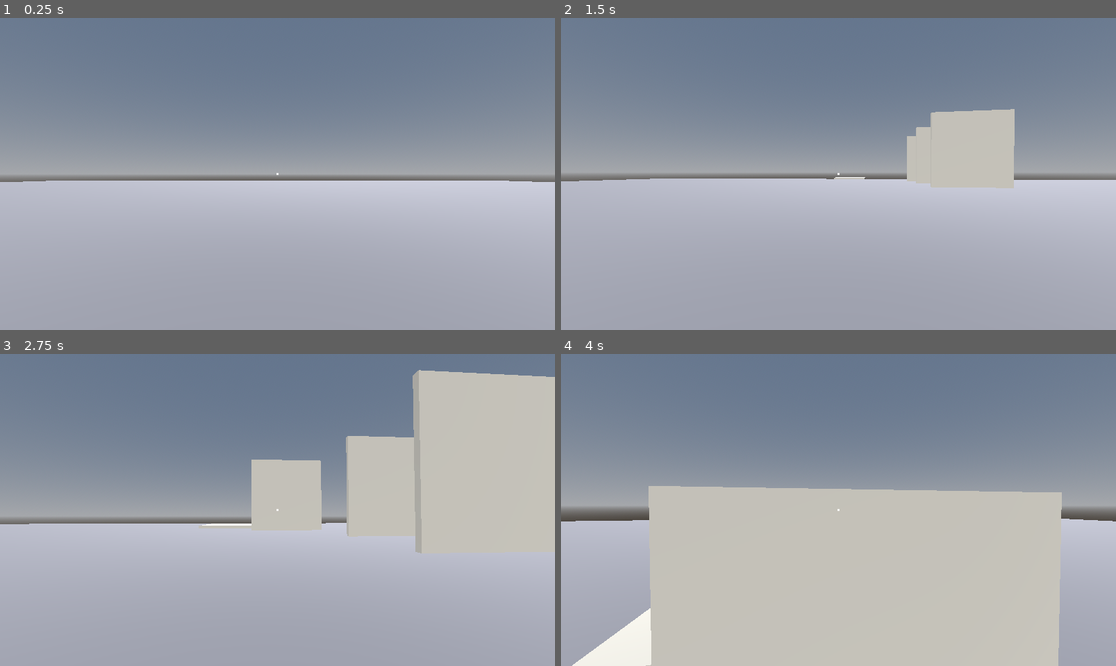
Above: before the commit, frames 1-4 (two rows, left to right).
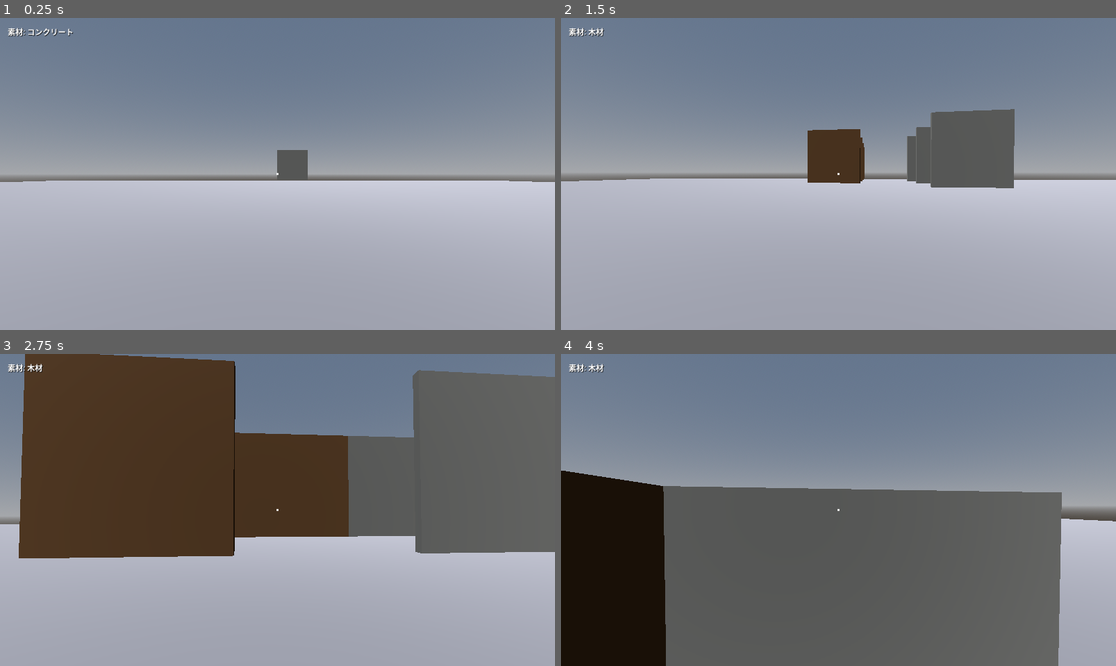
Above: after the commit, the same moments.

Repository: mtht90/crop
Game: Godot game, scene res://scenes/Main.tscn
Same seed, same stepped clock (60 frames per second), same inputs: the game is played once before the commit and once after it.
Inputs (mouse positions are in pixels of both pictures, inside the frame that each line leads up to):
- Up to frame 1 (0.25 s): no input
- Up to frame 2 (1.5 s): tap Enter at 0.5 s; move the mouse to (866, 174) at 0.52 s; hold 1 0.53-1.28 s; hold W from 0.53 s (still down); click (866, 174) at 0.67 s; tap 2 at 0.8, 1.35 s; move the mouse to (810, 174) at 1.27 s; click (810, 174) at 1.42 s
- Up to frame 3 (2.75 s): keep holding W; tap 1 at 1.55 s; move the mouse to (288, 503) at 2.02 s; hold 1 from 2.03 s (still down); click (288, 503) at 2.17 s; tap 2 at 2.3 s
- Up to frame 4 (4 s): keep holding W; move the mouse to (832, 516) at 2.77 s; release 1 at 2.78 s; tap 2 at 2.85, 3.8 s; click (832, 516) at 2.92 s; tap 1 at 3.05 s; move the mouse to (877, 513) at 3.52 s; hold E from 3.53 s (still down); click (877, 513) at 3.67 s

The runs differ from the first frame. In frame 1, 0.6% of the frame differs, in the area x 1-56%, y 3-52%; in frame 2, 6.3%; in frame 3, 50%; in frame 4, 52%, in the area x 0-91%, y 3-100%.

Commit message:
Rebuild rendering/raycast foundation and add Chapter 4 materials
The previous Stage 1 build used per-part StaticBody3D+MeshInstance3D
and a physics raycast, which doesn't match the architecture the next
piece of work (materials) assumes: separate shape/material data, a
DDA voxel raycast (no physics engine), and chunk-grouped MultiMesh
rendering. Rebuilt that foundation first, then layered materials on
top:

- PieceInstance (cell, shape_id, material_id) as the per-slot data,
  held by World (pure data, no rendering).
- DDARaycaster walks the cell grid directly (Amanatides & Woo) against
  World's occupancy instead of using PhysicsServer, since parts no
  longer have collision bodies.
- ChunkRenderer batches pieces into one MultiMeshInstance3D per
  (chunk, shape_id, material_id) group, rebuilding only the affected
  group on add/remove.
- Materials.gd defines 8 placeholder materials (color + roughness on
  ORMMaterial3D, texture slots left empty for later) - adding a 9th
  is one entry in DEFS.
- BuildSystem now switches shape (wall/floor) via mouse wheel, freeing
  1-8 for material selection per the spec's own key table, shows a
  live placement preview in the selected material, and displays the
  current material name on screen.

Also found and fixed two sharp-edged GDScript issues while testing
this under Xvfb: a `while true` loop with only early returns fails
static "not all paths return" analysis and leaves the script's
methods uncallable with no clear error at the call site, and
Materials.get_name(id) silently resolved to the built-in
Script.get_name() (0-arg) instead of the custom method - renamed to
name_of().

Co-Authored-By: Claude Sonnet 5 <noreply@anthropic.com>
Claude-Session: https://claude.ai/code/session_01MCNkae1sDc1CGyh2PRxrBp

Diff:
--- a/scripts/BuildSystem.gd
+++ b/scripts/BuildSystem.gd
@@ -1,100 +1,85 @@
 extends Node3D
 
-# 仕様書 2章・5章（第1段階の範囲）: 壁・床のみ、素材1種、編集なし。
-# 設置は向きを自動決定し、削除は照準したパーツを1つ消す。連続設置/削除に対応。
+# 仕様書2章・4章・5章: 設置・削除・向きの自動決定・素材の選択とプレビュー。
+# 物理エンジンは使わず、DDARaycaster でセルグリッドを直接判定する。
 
-# class_name によるグローバル解決は初回エディタ起動でキャッシュが作られるまで
-# 効かないため、preload で明示的に参照する。
 const Grid = preload("res://scripts/Grid.gd")
+const Materials = preload("res://scripts/Materials.gd")
+const ShapeMesh = preload("res://scripts/ShapeMesh.gd")
+const DDARaycaster = preload("res://scripts/DDARaycaster.gd")
+const PieceInstance = preload("res://scripts/PieceInstance.gd")
 
 const RAY_DISTANCE := 20.0
-const WALL_THICKNESS := 0.12
-const FLOOR_THICKNESS := 0.12
-const PLACE_OFFSET := 0.05
-
-enum PartKind { WALL, FLOOR }
+const PLACE_OFFSET := 0.02
 
 var camera: Camera3D
-var parts_root: Node3D
+var world       # World (data)
+var renderer    # ChunkRenderer (MultiMesh描画)
+var material_label: Label
 
-var current_kind: PartKind = PartKind.WALL
-var placed_parts: Dictionary = {} # key(String) -> StaticBody3D
-var last_place_key := ""
-var last_delete_key := ""
+var current_kind_is_wall := true # false ならFLOOR。ホイールで切替
+var current_material_id: int = 0 # 数字キー 1〜8 で切替
+
+var _preview: MeshInstance3D
+var _last_place_key := ""
+var _last_delete_key := ""
+
+func _ready() -> void:
+	_preview = MeshInstance3D.new()
+	_preview.visible = false
+	add_child(_preview)
+	_update_material_label()
+
+func _unhandled_input(event: InputEvent) -> void:
+	if event is InputEventMouseButton and event.pressed:
+		if event.button_index == MOUSE_BUTTON_WHEEL_UP or event.button_index == MOUSE_BUTTON_WHEEL_DOWN:
+			current_kind_is_wall = not current_kind_is_wall
+	elif event is InputEventKey and event.pressed and not event.echo:
+		var slot: int = event.keycode - KEY_1
+		if slot >= 0 and slot < Materials.count():
+			current_material_id = slot
+			_update_material_label()
 
 func _process(_delta: float) -> void:
-	if camera == null:
+	if camera == null or world == null or renderer == null:
 		return
-	_handle_type_switch()
+
+	var target := _compute_target()
+	_update_preview(target)
 
 	if Input.is_mouse_button_pressed(MOUSE_BUTTON_LEFT):
-		_try_place()
+		_try_place(target)
 	else:
-		last_place_key = ""
+		_last_place_key = ""
 
 	if Input.is_mouse_button_pressed(MOUSE_BUTTON_RIGHT):
 		_try_delete()
 	else:
-		last_delete_key = ""
+		_last_delete_key = ""
 
-func _handle_type_switch() -> void:
-	if Input.is_key_pressed(KEY_1):
-		current_kind = PartKind.WALL
-	elif Input.is_key_pressed(KEY_2):
-		current_kind = PartKind.FLOOR
+func _update_material_label() -> void:
+	if material_label != null:
+		material_label.text = "素材: %s" % Materials.name_of(current_material_id)
 
-func _camera_ray() -> Dictionary:
+func _compute_target() -> Dictionary:
 	var from := camera.global_position
 	var dir := -camera.global_transform.basis.z
-	var to := from + dir * RAY_DISTANCE
-	var space_state := camera.get_world_3d().direct_space_state
-	var query := PhysicsRayQueryParameters3D.create(from, to)
-	return space_state.intersect_ray(query)
-
-func _try_place() -> void:
-	var from := camera.global_position
-	var dir := -camera.global_transform.basis.z
-	var result := _camera_ray()
+	var result := DDARaycaster.raycast(world, from, dir, RAY_DISTANCE)
 
 	var point: Vector3
-	if result.size() > 0:
-		point = (result["position"] as Vector3) + (result["normal"] as Vector3) * PLACE_OFFSET
+	if result.get("hit", false):
+		point = (result["point"] as Vector3) + (result["normal"] as Vector3) * PLACE_OFFSET
 	else:
 		point = from + dir * RAY_DISTANCE
 
 	var cell := Grid.world_to_cell(point)
-	var face: int
-	if current_kind == PartKind.FLOOR:
-		face = Grid.Face.FLOOR
+	var shape_id: int
+	if current_kind_is_wall:
+		shape_id = _nearest_wall_face(cell, from)
 	else:
-		face = _nearest_wall_face(cell, from)
+		shape_id = Grid.Face.FLOOR
 
-	var k := Grid.key(cell, face)
-	if k == last_place_key:
-		return
-	last_place_key = k
-
-	if placed_parts.has(k):
-		return
-	_spawn_part(cell, face, k)
-
-func _try_delete() -> void:
-	var result := _camera_ray()
-	if result.size() == 0:
-		return
-
-	var collider: Object = result["collider"]
-	if collider == null or not (collider as Node).has_meta("part_key"):
-		return
-
-	var k: String = (collider as Node).get_meta("part_key")
-	if k == last_delete_key:
-		return
-	last_delete_key = k
-
-	if placed_parts.has(k):
-		(placed_parts[k] as Node).queue_free()
-		placed_parts.erase(k)
+	return {"cell": cell, "shape_id": shape_id}
 
 func _nearest_wall_face(cell: Vector3i, from_pos: Vector3) -> int:
 	var center := Grid.cell_origin(cell) + Vector3.ONE * (Grid.CELL_SIZE / 2.0)
@@ -104,43 +89,47 @@
 	else:
 		return (Grid.Face.PZ if local.z > 0.0 else Grid.Face.NZ)
 
-func _spawn_part(cell: Vector3i, face: int, part_key: String) -> void:
-	var body := StaticBody3D.new()
-	body.set_meta("part_key", part_key)
+func _update_preview(target: Dictionary) -> void:
+	var cell: Vector3i = target["cell"]
+	var shape_id: int = target["shape_id"]
 
-	var box := BoxMesh.new()
-	var origin := Grid.cell_origin(cell)
-	var half := Grid.CELL_SIZE / 2.0
+	if world.has_slot(cell, shape_id):
+		_preview.visible = false
+		return
 
-	match face:
-		Grid.Face.PX:
-			box.size = Vector3(WALL_THICKNESS, Grid.CELL_SIZE, Grid.CELL_SIZE)
-			body.position = origin + Vector3(Grid.CELL_SIZE, half, half)
-		Grid.Face.NX:
-			box.size = Vector3(WALL_THICKNESS, Grid.CELL_SIZE, Grid.CELL_SIZE)
-			body.position = origin + Vector3(0.0, half, half)
-		Grid.Face.PZ:
-			box.size = Vector3(Grid.CELL_SIZE, Grid.CELL_SIZE, WALL_THICKNESS)
-			body.position = origin + Vector3(half, half, Grid.CELL_SIZE)
-		Grid.Face.NZ:
-			box.size = Vector3(Grid.CELL_SIZE, Grid.CELL_SIZE, WALL_THICKNESS)
-			body.position = origin + Vector3(half, half, 0.0)
-		Grid.Face.FLOOR:
-			box.size = Vector3(Grid.CELL_SIZE, FLOOR_THICKNESS, Grid.CELL_SIZE)
-			body.position = origin + Vector3(half, 0.0, half)
+	_preview.mesh = ShapeMesh.mesh_for(shape_id)
+	_preview.material_override = Materials.get_material(current_material_id)
+	_preview.transform = ShapeMesh.transform_for(cell, shape_id)
+	_preview.visible = true
 
-	var mesh_instance := MeshInstance3D.new()
-	mesh_instance.mesh = box
-	var mat := StandardMaterial3D.new()
-	mat.albedo_color = Color(0.85, 0.83, 0.78)
-	mesh_instance.material_override = mat
-	body.add_child(mesh_instance)
+func _try_place(target: Dictionary) -> void:
+	var cell: Vector3i = target["cell"]
+	var shape_id: int = target["shape_id"]
 
-	var collision := CollisionShape3D.new()
-	var shape := BoxShape3D.new()
-	shape.size = box.size
-	collision.shape = shape
-	body.add_child(collision)
+	var slot_key := Grid.key(cell, shape_id)
+	if slot_key == _last_place_key:
+		return
+	_last_place_key = slot_key
 
-	parts_root.add_child(body)
-	placed_parts[part_key] = body
+	var piece: PieceInstance = world.place(cell, shape_id, current_material_id)
+	if piece != null:
+		renderer.on_piece_added(piece)
+
+func _try_delete() -> void:
+	var from := camera.global_position
+	var dir := -camera.global_transform.basis.z
+	var result := DDARaycaster.raycast(world, from, dir, RAY_DISTANCE)
+	if not result.get("hit", false):
+		return
+
+	var cell: Vector3i = result["cell"]
+	var face: int = result["face"]
+
+	var slot_key := Grid.key(cell, face)
+	if slot_key == _last_delete_key:
+		return
+	_last_delete_key = slot_key
+
+	var piece: PieceInstance = world.remove(cell, face)
+	if piece != null:
+		renderer.on_piece_removed(piece)
--- /dev/null
+++ b/scripts/ChunkRenderer.gd
@@ -0,0 +1,81 @@
+extends Node3D
+
+# 仕様書12章: (shape_id, material_id) ごと、チャンクごとに MultiMeshInstance3D へまとめる。
+# パーツの追加・削除では、影響する (チャンク, shape_id, material_id) の
+# MultiMesh だけを再構築する。全体やチャンク全部の作り直しはしない。
+
+const Grid = preload("res://scripts/Grid.gd")
+const ShapeMesh = preload("res://scripts/ShapeMesh.gd")
+const Materials = preload("res://scripts/Materials.gd")
+const PieceInstance = preload("res://scripts/PieceInstance.gd")
+
+const CHUNK_SIZE_CELLS := 16
+
+var _groups: Dictionary = {}       # group_key(String) -> Dictionary(slot_key -> PieceInstance)
+var _group_nodes: Dictionary = {}  # group_key(String) -> MultiMeshInstance3D
+
+func on_piece_added(piece: PieceInstance) -> void:
+	var gkey := _group_key(piece)
+	var slot_key := Grid.key(piece.cell, piece.shape_id)
+
+	if not _groups.has(gkey):
+		_groups[gkey] = {}
+	_groups[gkey][slot_key] = piece
+
+	_rebuild_group(gkey, piece.shape_id, piece.material_id)
+
+func on_piece_removed(piece: PieceInstance) -> void:
+	if piece == null:
+		return
+
+	var gkey := _group_key(piece)
+	var slot_key := Grid.key(piece.cell, piece.shape_id)
+	if not _groups.has(gkey):
+		return
+
+	var pieces: Dictionary = _groups[gkey]
+	pieces.erase(slot_key)
+
+	if pieces.is_empty():
+		_groups.erase(gkey)
+		if _group_nodes.has(gkey):
+			(_group_nodes[gkey] as Node).queue_free()
+			_group_nodes.erase(gkey)
+	else:
+		_rebuild_group(gkey, piece.shape_id, piece.material_id)
+
+func _rebuild_group(gkey: String, shape_id: int, material_id: int) -> void:
+	var pieces: Dictionary = _groups[gkey]
+
+	var mmi: MultiMeshInstance3D
+	if _group_nodes.has(gkey):
+		mmi = _group_nodes[gkey]
+	else:
+		mmi = MultiMeshInstance3D.new()
+		var new_mm := MultiMesh.new()
+		new_mm.transform_format = MultiMesh.TRANSFORM_3D
+		new_mm.mesh = ShapeMesh.mesh_for(shape_id)
+		mmi.multimesh = new_mm
+		mmi.material_override = Materials.get_material(material_id)
+		add_child(mmi)
+		_group_nodes[gkey] = mmi
+
+	var mm: MultiMesh = mmi.multimesh
+	mm.instance_count = pieces.size()
+
+	var i := 0
+	for slot_key in pieces:
+		var piece: PieceInstance = pieces[slot_key]
+		mm.set_instance_transform(i, ShapeMesh.transform_for(piece.cell, piece.shape_id))
+		i += 1
+
+func _chunk_of(cell: Vector3i) -> Vector3i:
+	return Vector3i(
+		int(floor(float(cell.x) / CHUNK_SIZE_CELLS)),
+		int(floor(float(cell.y) / CHUNK_SIZE_CELLS)),
+		int(floor(float(cell.z) / CHUNK_SIZE_CELLS))
+	)
+
+func _group_key(piece: PieceInstance) -> String:
+	var chunk := _chunk_of(piece.cell)
+	return "%d_%d_%d_%d_%d" % [chunk.x, chunk.y, chunk.z, piece.shape_id, piece.material_id]
--- /dev/null
+++ b/scripts/DDARaycaster.gd
@@ -0,0 +1,105 @@
+extends RefCounted
+
+# 物理エンジンを使わず、セルグリッドを DDA (Amanatides & Woo) でたどって
+# 最初にヒットするスロット(セル+面)を探すレイキャスト。
+# パーツはもう個別の StaticBody3D を持たないため、World のデータに対して直接判定する。
+
+const Grid = preload("res://scripts/Grid.gd")
+
+# world_data: World インスタンス。占有チェックに使う。
+# ("cast" という名前は GDScript の組み込み解決と衝突して呼び出せなかったため raycast とする。
+static func raycast(world_data: RefCounted, origin: Vector3, dir: Vector3, max_distance: float) -> Dictionary:
+	var cell := Grid.world_to_cell(origin)
+
+	var step := Vector3i(
+		(1 if dir.x > 0.0 else (-1 if dir.x < 0.0 else 0)),
+		(1 if dir.y > 0.0 else (-1 if dir.y < 0.0 else 0)),
+		(1 if dir.z > 0.0 else (-1 if dir.z < 0.0 else 0))
+	)
+
+	var t_delta := Vector3(
+		(Grid.CELL_SIZE / abs(dir.x)) if dir.x != 0.0 else INF,
+		(Grid.CELL_SIZE / abs(dir.y)) if dir.y != 0.0 else INF,
+		(Grid.CELL_SIZE / abs(dir.z)) if dir.z != 0.0 else INF
+	)
+
+	var t_max := Vector3(
+		_first_boundary_t(origin.x, dir.x, cell.x),
+		_first_boundary_t(origin.y, dir.y, cell.y),
+		_first_boundary_t(origin.z, dir.z, cell.z)
+	)
+
+	while true:
+		var axis := 0
+		if t_max.y < t_max.x and t_max.y < t_max.z:
+			axis = 1
+		elif t_max.z < t_max.x and t_max.z < t_max.y:
+			axis = 2
+
+		var next_t: float = t_max[axis]
+		if next_t > max_distance:
+			return {"hit": false}
+
+		var prev_cell := cell
+		match axis:
+			0:
+				cell.x += step.x
+			1:
+				cell.y += step.y
+			2:
+				cell.z += step.z
+
+		var face: int
+		var normal := Vector3.ZERO
+		var hit_cell: Vector3i
+		match axis:
+			0:
+				face = Grid.Face.PX
+				if step.x > 0:
+					hit_cell = prev_cell
+					normal = Vector3(-1.0, 0.0, 0.0)
+				else:
+					hit_cell = cell
+					normal = Vector3(1.0, 0.0, 0.0)
+			2:
+				face = Grid.Face.PZ
+				if step.z > 0:
+					hit_cell = prev_cell
+					normal = Vector3(0.0, 0.0, -1.0)
+				else:
+					hit_cell = cell
+					normal = Vector3(0.0, 0.0, 1.0)
+			_:
+				face = Grid.Face.FLOOR
+				if step.y > 0:
+					hit_cell = cell
+					normal = Vector3(0.0, -1.0, 0.0)
+				else:
+					hit_cell = prev_cell
+					normal = Vector3(0.0, 1.0, 0.0)
+
+		if world_data.has_slot(hit_cell, face):
+			return {
+				"hit": true,
+				"cell": hit_cell,
+				"face": face,
+				"normal": normal,
+				"point": origin + dir * next_t,
+				"distance": next_t,
+			}
+
+		t_max[axis] += t_delta[axis]
+
+	# GDScript の静的解析は `while true` が必ず return することを認識しないため、
+	# 到達しないが明示的な return を置いてコンパイルエラーを避ける。
+	return {"hit": false}
+
+static func _first_boundary_t(origin_axis: float, dir_axis: float, cell_axis: int) -> float:
+	if dir_axis == 0.0:
+		return INF
+	var boundary: float
+	if dir_axis > 0.0:
+		boundary = float(cell_axis + 1) * Grid.CELL_SIZE
+	else:
+		boundary = float(cell_axis) * Grid.CELL_SIZE
+	return (boundary - origin_axis) / dir_axis
--- a/scripts/Grid.gd
+++ b/scripts/Grid.gd
@@ -1,6 +1,7 @@
-class_name Grid
-
 # 仕様書 1.1 / 1.2: セル寸法とパーツの枠、壁の所有権の正規化。
+# class_name によるグローバル解決はエディタでプロジェクトを開いてキャッシュが
+# 作られるまで効かない（実際にハマった）ため使わず、各所で
+# `const Grid = preload("res://scripts/Grid.gd")` して参照する。
 const CELL_SIZE := 2.5
 
 enum Face { PX, NX, PZ, NZ, FLOOR }
--- a/scripts/Main.gd
+++ b/scripts/Main.gd
@@ -1,7 +1,11 @@
 extends Node3D
 
-# 第1段階（仕様書14章）: 壁・床のみ、素材1種、固定サイズの平地、
-# 編集なし、保存なし。自由飛行と設置・削除だけを実装する。
+# 第1段階の土台（壁・床の設置/削除、自由飛行、DDAレイキャスト、チャンク単位の
+# MultiMesh描画、設置プレビュー）+ 第2段階の入口として4章の素材システムを実装。
+# 編集（3×3格子）・アンドゥ・セーブ・チャンクの動的生成/解放はまだ未実装。
+
+const WorldData = preload("res://scripts/World.gd")
+const ChunkRenderer = preload("res://scripts/ChunkRenderer.gd")
 
 const WORLD_SIZE := 200.0 # 固定ワールドの一辺（m）
 
@@ -9,8 +13,21 @@
 	_setup_environment()
 	_setup_ground()
 	var player := _setup_player()
-	_setup_build_system(player)
-	_setup_ui()
+	var material_label := _setup_ui()
+
+	var world := WorldData.new()
+
+	var renderer := ChunkRenderer.new()
+	renderer.name = "ChunkRenderer"
+	add_child(renderer)
+
+	var build_system := preload("res://scripts/BuildSystem.gd").new()
+	build_system.name = "BuildSystem"
+	build_system.camera = player.get("camera")
+	build_system.world = world
+	build_system.renderer = renderer
+	build_system.material_label = material_label
+	add_child(build_system)
 
 # 仕様書10章末尾: 建築中は常に明るい固定光。時刻・天候は撮影モード専用（未実装）。
 func _setup_environment() -> void:
@@ -30,30 +47,21 @@
 	sun.light_energy = 1.3
 	add_child(sun)
 
-# 仕様書8.3: 地形はない。y=0 に固定サイズの平面（第1〜3段階は固定ワールドで可）。
+# 仕様書8.3: 地形はない。y=0 に固定サイズの平面。
+# 物理エンジンは使わない方針のため、当たり判定は持たせない（見た目のみ）。
 func _setup_ground() -> void:
-	var body := StaticBody3D.new()
-	body.name = "Ground"
-
 	var box := BoxMesh.new()
 	box.size = Vector3(WORLD_SIZE, 0.2, WORLD_SIZE)
 
 	var mesh_instance := MeshInstance3D.new()
+	mesh_instance.name = "Ground"
 	mesh_instance.mesh = box
 	mesh_instance.position.y = -0.1
 	var mat := StandardMaterial3D.new()
 	mat.albedo_color = Color(0.55, 0.55, 0.58)
 	mesh_instance.material_override = mat
-	body.add_child(mesh_instance)
 
-	var collision := CollisionShape3D.new()
-	var shape := BoxShape3D.new()
-	shape.size = box.size
-	collision.shape = shape
-	collision.position.y = -0.1
-	body.add_child(collision)
-
-	add_child(body)
+	add_child(mesh_instance)
 
 func _setup_player() -> Node3D:
 	var player: Node3D = preload("res://scripts/FreeCamera.gd").new()
@@ -62,15 +70,9 @@
 	add_child(player)
 	return player
 
-func _setup_build_system(player: Node3D) -> void:
-	var build_system := preload("res://scripts/BuildSystem.gd").new()
-	build_system.name = "BuildSystem"
-	build_system.camera = player.get("camera")
-	build_system.parts_root = self
-	add_child(build_system)
+func _setup_ui() -> Label:
+	var layer := CanvasLayer.new()
 
-func _setup_ui() -> void:
-	var layer := CanvasLayer.new()
 	var crosshair := ColorRect.new()
 	crosshair.color = Color(1.0, 1.0, 1.0, 0.85)
 	crosshair.size = Vector2(4.0, 4.0)
@@ -80,4 +82,14 @@
 	crosshair.anchor_bottom = 0.5
 	crosshair.position = Vector2(-2.0, -2.0)
 	layer.add_child(crosshair)
+
+	var material_label := Label.new()
+	material_label.position = Vector2(16.0, 16.0)
+	material_label.add_theme_color_override("font_color", Color(1.0, 1.0, 1.0))
+	material_label.add_theme_color_override("font_shadow_color", Color(0.0, 0.0, 0.0, 0.85))
+	material_label.add_theme_constant_override("shadow_offset_x", 1)
+	material_label.add_theme_constant_override("shadow_offset_y", 1)
+	layer.add_child(material_label)
+
 	add_child(layer)
+	return material_label
--- /dev/null
+++ b/scripts/Materials.gd
@@ -0,0 +1,36 @@
+extends RefCounted
+
+# 仕様書4章: 形状とは独立した素材レイヤー。
+# テクスチャは後で差し込む前提で、今は色+粗さのみの ORMMaterial3D を用意する。
+# 10種に増やす場合はこの配列に定義を1件足すだけでよい。
+const DEFS := [
+	{ "name": "コンクリート", "color": Color(0.62, 0.62, 0.60), "roughness": 0.9 },
+	{ "name": "木材",         "color": Color(0.52, 0.37, 0.24), "roughness": 0.75 },
+	{ "name": "トタン",       "color": Color(0.55, 0.58, 0.60), "roughness": 0.3 },
+	{ "name": "タイル",       "color": Color(0.80, 0.77, 0.68), "roughness": 0.45 },
+	{ "name": "土壁",         "color": Color(0.68, 0.52, 0.32), "roughness": 0.95 },
+	{ "name": "ガラス",       "color": Color(0.75, 0.85, 0.85), "roughness": 0.05 },
+	{ "name": "れんが",       "color": Color(0.55, 0.27, 0.20), "roughness": 0.85 },
+	{ "name": "白ペンキ",     "color": Color(0.90, 0.90, 0.86), "roughness": 0.55 },
+]
+
+static var _cache: Dictionary = {}
+
+static func count() -> int:
+	return DEFS.size()
+
+static func name_of(material_id: int) -> String:
+	return DEFS[material_id]["name"]
+
+static func get_material(material_id: int) -> ORMMaterial3D:
+	if _cache.has(material_id):
+		return _cache[material_id]
+
+	var def: Dictionary = DEFS[material_id]
+	var mat := ORMMaterial3D.new()
+	mat.albedo_color = def["color"]
+	mat.roughness = def["roughness"]
+	mat.metallic = 0.0
+	# albedo_texture / orm_texture は未設定のまま。後からテクスチャを差し込める。
+	_cache[material_id] = mat
+	return mat
--- /dev/null
+++ b/scripts/PieceInstance.gd
@@ -0,0 +1,13 @@
+extends RefCounted
+
+# 1つの設置枠に置かれたパーツのデータ。形状(shape_id)と素材(material_id)は独立しており、
+# 同じ shape_id のまま material_id だけ差し替えられる。
+
+var cell: Vector3i
+var shape_id: int
+var material_id: int
+
+func _init(p_cell: Vector3i, p_shape_id: int, p_material_id: int) -> void:
+	cell = p_cell
+	shape_id = p_shape_id
+	material_id = p_material_id
--- /dev/null
+++ b/scripts/ShapeMesh.gd
@@ -0,0 +1,44 @@
+extends RefCounted
+
+# shape_id（Grid.Face の値）ごとのメッシュ形状とセル内配置。
+# 仕様書3.3の方針どおり、メッシュは shape_id ごとに1回だけ生成してキャッシュする。
+
+const Grid = preload("res://scripts/Grid.gd")
+
+const WALL_THICKNESS := 0.12
+const FLOOR_THICKNESS := 0.12
+
+static var _mesh_cache: Dictionary = {}
+
+static func mesh_for(shape_id: int) -> BoxMesh:
+	if _mesh_cache.has(shape_id):
+		return _mesh_cache[shape_id]
+
+	var box := BoxMesh.new()
+	match shape_id:
+		Grid.Face.PX, Grid.Face.NX:
+			box.size = Vector3(WALL_THICKNESS, Grid.CELL_SIZE, Grid.CELL_SIZE)
+		Grid.Face.PZ, Grid.Face.NZ:
+			box.size = Vector3(Grid.CELL_SIZE, Grid.CELL_SIZE, WALL_THICKNESS)
+		Grid.Face.FLOOR:
+			box.size = Vector3(Grid.CELL_SIZE, FLOOR_THICKNESS, Grid.CELL_SIZE)
+	_mesh_cache[shape_id] = box
+	return box
+
+static func local_offset_for(shape_id: int) -> Vector3:
+	var half := Grid.CELL_SIZE / 2.0
+	match shape_id:
+		Grid.Face.PX:
+			return Vector3(Grid.CELL_SIZE, half, half)
+		Grid.Face.NX:
+			return Vector3(0.0, half, half)
+		Grid.Face.PZ:
+			return Vector3(half, half, Grid.CELL_SIZE)
+		Grid.Face.NZ:
+			return Vector3(half, half, 0.0)
+		Grid.Face.FLOOR:
+			return Vector3(half, 0.0, half)
+	return Vector3.ZERO
+
+static func transform_for(cell: Vector3i, shape_id: int) -> Transform3D:
+	return Transform3D(Basis(), Grid.cell_origin(cell) + local_offset_for(shape_id))
--- /dev/null
+++ b/scripts/World.gd
@@ -0,0 +1,33 @@
+extends RefCounted
+
+# セル・スロット単位のワールドデータ（純粋にデータのみ。描画は ChunkRenderer が担当）。
+# キーは Grid.key() による正規化済みスロットキー。1スロットにつきパーツは1つだけ。
+
+const Grid = preload("res://scripts/Grid.gd")
+const PieceInstance = preload("res://scripts/PieceInstance.gd")
+
+var _slots: Dictionary = {} # slot_key(String) -> PieceInstance
+
+func has_slot(cell: Vector3i, shape_id: int) -> bool:
+	return _slots.has(Grid.key(cell, shape_id))
+
+func get_slot(cell: Vector3i, shape_id: int) -> PieceInstance:
+	return _slots.get(Grid.key(cell, shape_id))
+
+# 配置できたら PieceInstance を返す。既に埋まっていれば null。
+func place(cell: Vector3i, shape_id: int, material_id: int) -> PieceInstance:
+	var slot_key := Grid.key(cell, shape_id)
+	if _slots.has(slot_key):
+		return null
+	var piece := PieceInstance.new(cell, shape_id, material_id)
+	_slots[slot_key] = piece
+	return piece
+
+# 削除できたら削除された PieceInstance を返す。無ければ null。
+func remove(cell: Vector3i, shape_id: int) -> PieceInstance:
+	var slot_key := Grid.key(cell, shape_id)
+	if not _slots.has(slot_key):
+		return null
+	var piece: PieceInstance = _slots[slot_key]
+	_slots.erase(slot_key)
+	return piece
Not shown, changed: README.md
